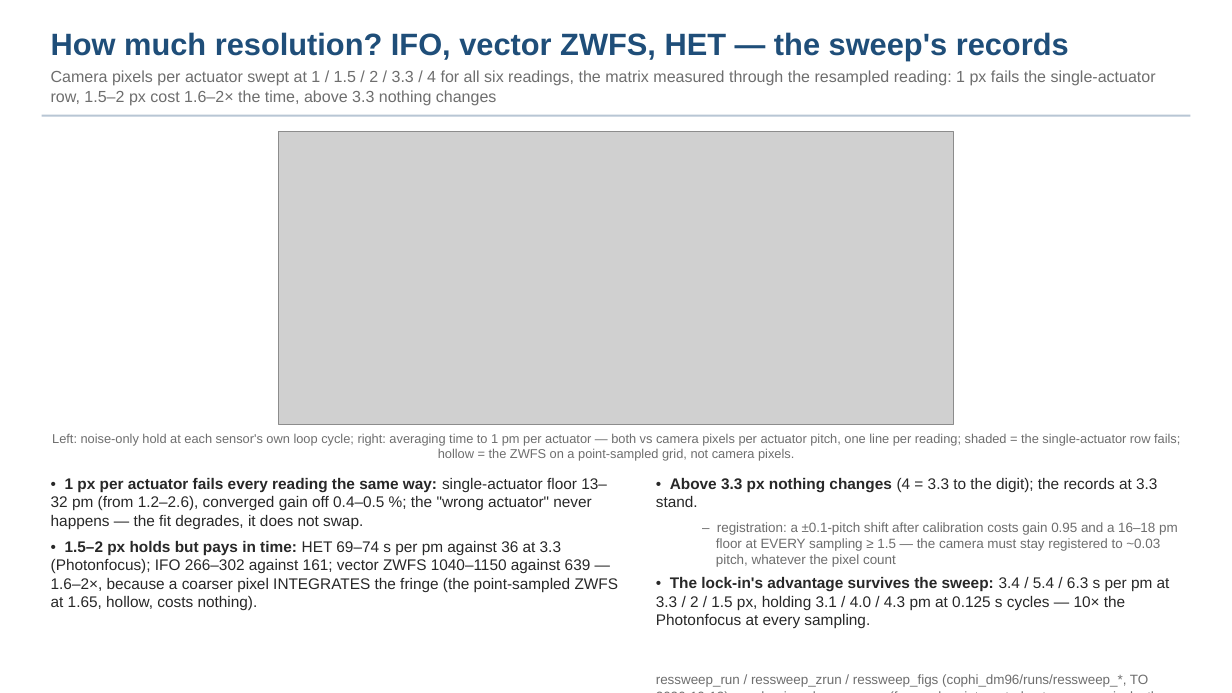
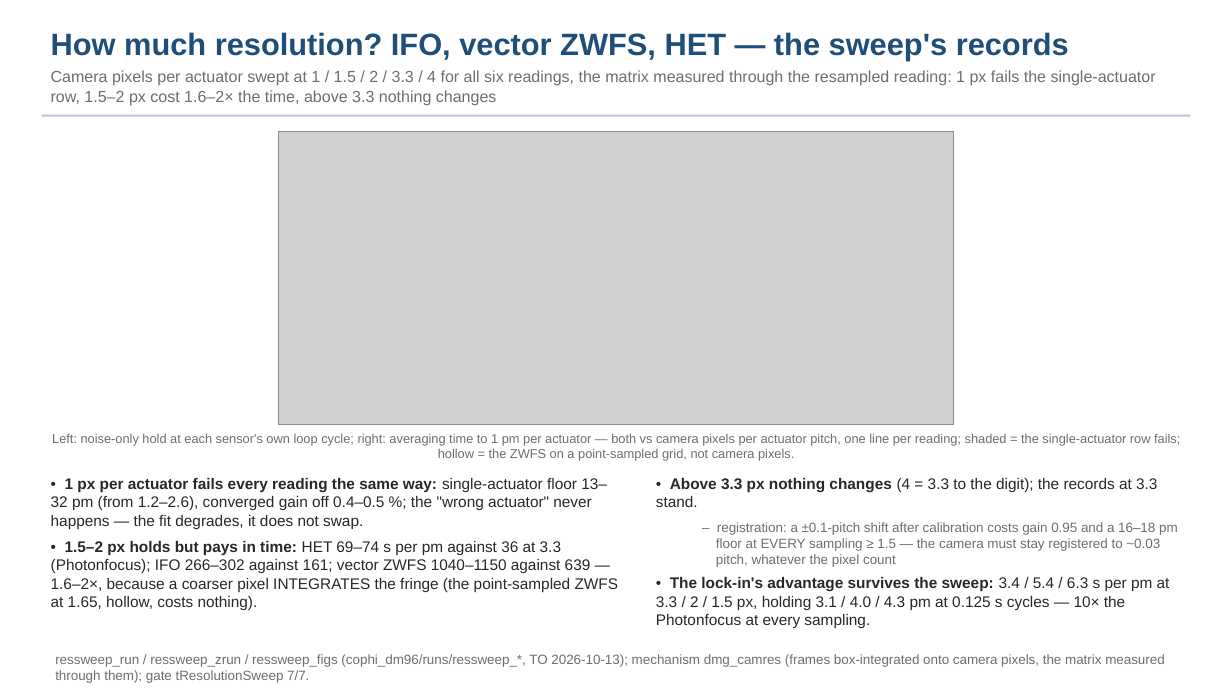
Before and after one commit to nasa-jpl/macos, a slide deck: slide 19 of demo_session/deck_cophi.pptx. Drawn at 1232x693 pixels with LibreOffice and Linux fonts; fonts in the diff are those of the drawing; grey boxes stand for pictures. Boxes give left, top, right and bottom in pixels: in the first picture for what was removed or moved away, otherwise in the second. Text is boxed around its words. In the diff, an @@ line names an element or a change of style, - is before the commit and + after.

```diff
--- a/demo_session/deck_cophi.pptx
+++ b/demo_session/deck_cophi.pptx
@@ text "ressweep_run / ressweep_zrun / ressweep_figs ..." rewrapped from (656,674,1148,687) to (55,654,1165,683) @@
```
Also in this commit, not shown: 3 other slides changed, 4 other files.
